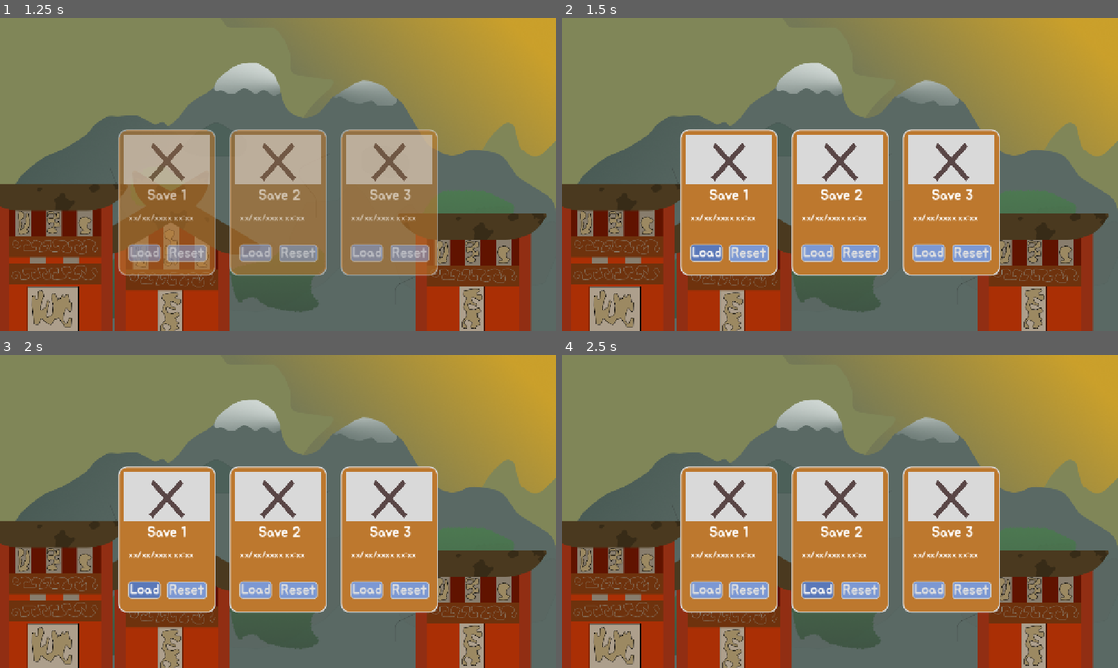
Above: before the commit, frames 1-4 (two rows, left to right).
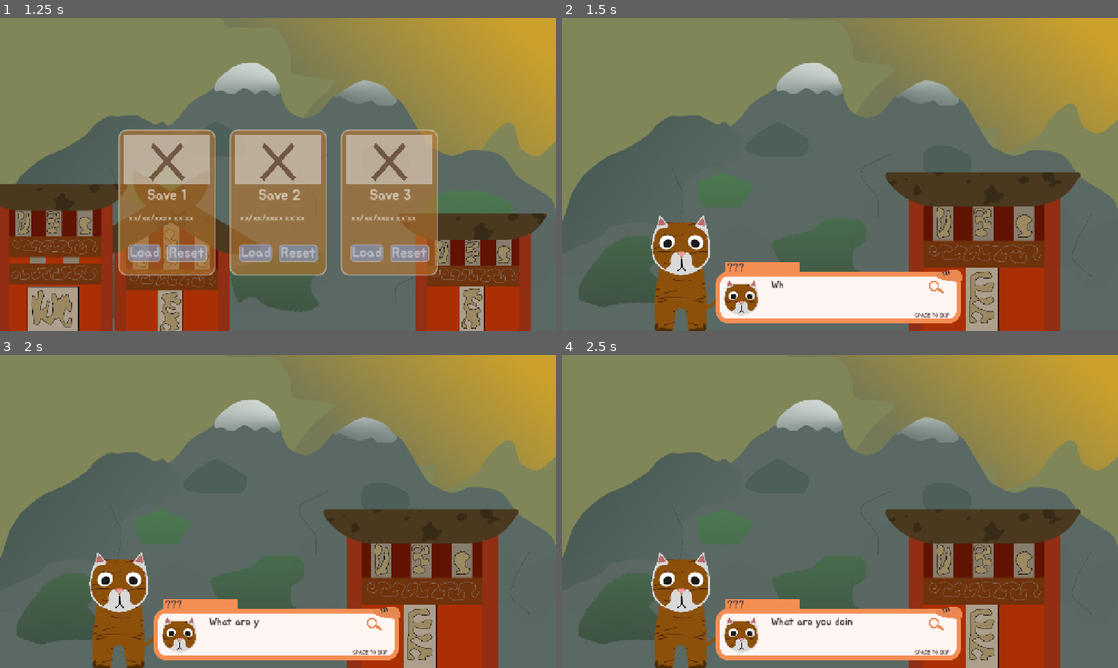
Above: after the commit, the same moments.

Repository: justvishy12/Detective-Tiggy
Game: Godot game, scene res://scenes/loading.tscn
The game is run twice, just before and just after one commit, with the same random seed, the same clock (stepped at 60 frames per second) and the same inputs. The project has no main scene, so this scene is started directly.
Inputs (mouse positions are in pixels of both pictures, inside the frame that each line leads up to):
- Up to frame 1 (1.25 s): tap Enter (ui_accept) at 0.5, 0.77 s; move the mouse to (400, 158) at 0.52 s; hold Right from 0.53 s (still down); tap Alt at 0.6 s; click (400, 158) at 0.67 s
- Up to frame 2 (1.5 s): release Right at 1.25 s; click "Load" at 1.25 s
- Up to frame 3 (2 s): no input
- Up to frame 4 (2.5 s): click (817, 589) at 2 s, where only the run before the commit has a clickable "Load"

Frame 1 is identical in both runs. In frame 2, 53% of the frame differs, in the area x 0-100%, y 27-100%; in frame 3, 53%; in frame 4, 53%.

Commit message:
Start setting up save manager
I have started setting up the save mangager everywhere, so now its time to start making more scenes to implement and get more done.

Diff:
--- a/tigy-moves/scenes/starting scene.tscn
+++ b/tigy-moves/scenes/starting scene.tscn
@@ -8,6 +8,45 @@
 [ext_resource type="StyleBox" uid="uid://mgm47pkvgrxx" path="res://styles/userchoice.tres" id="6_ytxec"]
 [ext_resource type="StyleBox" uid="uid://sgstie1jsmlw" path="res://styles/userchoicehover+focus.tres" id="7_22dcw"]
 
+[sub_resource type="Animation" id="Animation_ytxec"]
+length = 0.001
+tracks/0/type = "value"
+tracks/0/imported = false
+tracks/0/enabled = true
+tracks/0/path = NodePath("Panel:modulate")
+tracks/0/interp = 1
+tracks/0/loop_wrap = true
+tracks/0/keys = {
+"times": PackedFloat32Array(0),
+"transitions": PackedFloat32Array(1),
+"update": 0,
+"values": [Color(1, 1, 1, 0)]
+}
+
+[sub_resource type="Animation" id="Animation_22dcw"]
+resource_name = "fade out"
+tracks/0/type = "value"
+tracks/0/imported = false
+tracks/0/enabled = true
+tracks/0/path = NodePath("Panel:modulate")
+tracks/0/interp = 1
+tracks/0/loop_wrap = true
+tracks/0/keys = {
+"times": PackedFloat32Array(0, 1),
+"transitions": PackedFloat32Array(1, 1),
+"update": 0,
+"values": [Color(1, 1, 1, 0), Color(1, 1, 1, 1)]
+}
+
+[sub_resource type="AnimationLibrary" id="AnimationLibrary_n5e0w"]
+_data = {
+&"RESET": SubResource("Animation_ytxec"),
+&"fade out": SubResource("Animation_22dcw")
+}
+
+[sub_resource type="StyleBoxFlat" id="StyleBoxFlat_ldxs4"]
+bg_color = Color(0, 0, 0, 0.7411765)
+
 [node name="Node2D" type="Node2D" unique_id=799598397]
 script = ExtResource("1_sb11l")
 
@@ -16,7 +55,7 @@
 texture = ExtResource("1_xak0s")
 
 [node name="Tiggy" type="Sprite2D" parent="." unique_id=1284355772]
-position = Vector2(301, 572)
+position = Vector2(301, 591)
 scale = Vector2(0.7442308, 0.7442308)
 texture = ExtResource("2_gq0pv")
 
@@ -79,4 +118,16 @@
 theme_override_styles/focus = ExtResource("7_22dcw")
 text = "hahaha"
 
+[node name="AnimationPlayer" type="AnimationPlayer" parent="." unique_id=30030982]
+libraries/ = SubResource("AnimationLibrary_n5e0w")
+
+[node name="Panel" type="Panel" parent="." unique_id=259477357]
+modulate = Color(1, 1, 1, 0)
+offset_left = -13.0
+offset_top = -9.0
+offset_right = 1291.0
+offset_bottom = 725.0
+mouse_filter = 2
+theme_override_styles/panel = SubResource("StyleBoxFlat_ldxs4")
+
 [connection signal="pressed" from="you" to="." method="_on_you_pressed"]
--- a/tigy-moves/scripts/SaveManager.gd
+++ b/tigy-moves/scripts/SaveManager.gd
@@ -2,11 +2,14 @@
 const SAVE_FOLDER = "user://"
 var current_slot = 0
 var speed: float = 0.05
+var introduction = false
+
 func save_game(slot: int) -> void:
 	var path = SAVE_FOLDER + "save_%d.json" % slot
 
 	var data = {
 		"saved_at": Time.get_datetime_string_from_system(),
+		"introduction": introduction,
 	}
 
 	var file = FileAccess.open(path, FileAccess.WRITE)
@@ -47,7 +50,13 @@
 
 	if data == null:
 		return null
+	introduction = data.get("introduction", false)
+	speed = data.get("speed", 0.05)
 
+	#if introduction:
+		#get_tree().change_scene_to_file()
+	if introduction == false:
+		get_tree().change_scene_to_file("res://scenes/starting scene.tscn")
 	return data
 
 func get_save_data(slot: int):
--- a/tigy-moves/scripts/loading.gd
+++ b/tigy-moves/scripts/loading.gd
@@ -26,8 +26,8 @@
 			var date = datetime[0].split("-")
 			var time = datetime[1].substr(0, 5)
 
-			slot.get_node("Container/Date").text = "%s/%s/%s" % [date[2], date[1], date[0]]
-			slot.get_node("Container/Time").text = time
+			slot.get_node("HBoxContainer/date").text = "%s/%s/%s" % [date[1], date[2], date[0]]
+			slot.get_node("HBoxContainer/time").text = time
 
 
 
@@ -37,7 +37,7 @@
 	if FileAccess.file_exists("user://save_1.json"):
 		SaveManager.load_game(1)
 	else:
-		get_tree().change_scene_to_file('res://scene/ship_sailing.tscn')
+		get_tree().change_scene_to_file("res://scenes/starting scene.tscn")
 
 
 func _on_load_2_pressed() -> void:
@@ -45,7 +45,7 @@
 	if FileAccess.file_exists("user://save_2.json"):
 		SaveManager.load_game(2)
 	else:
-		get_tree().change_scene_to_file('res://scene/ship_sailing.tscn')
+		get_tree().change_scene_to_file("res://scenes/starting scene.tscn")
 
 
 func _on_load_3_pressed() -> void:
@@ -53,7 +53,7 @@
 	if FileAccess.file_exists("user://save_3.json"):
 		SaveManager.load_game(3)
 	else:
-		get_tree().change_scene_to_file('res://scene/ship_sailing.tscn')
+		get_tree().change_scene_to_file("res://scenes/starting scene.tscn")
 
 
 func _on_reset_1_pressed() -> void:
--- a/tigy-moves/scripts/starting_scene.gd
+++ b/tigy-moves/scripts/starting_scene.gd
@@ -29,7 +29,7 @@
 		"portrait": preload("res://assets/headshots/TIGGY FACE.png")
 	},
 	{
-		#1
+		#4
 		"speaker": "you",
 		"name": "",
 		"text": "Uhh Okay!"
@@ -98,6 +98,9 @@
 
 
 func _on_you_pressed() -> void:
+	if dialogue_index == 4:
+		$AnimationPlayer.play("fade out")
+		SaveManager.introduction = true
 	dialogue_index += 1
 	show_next_dialogue()
 
